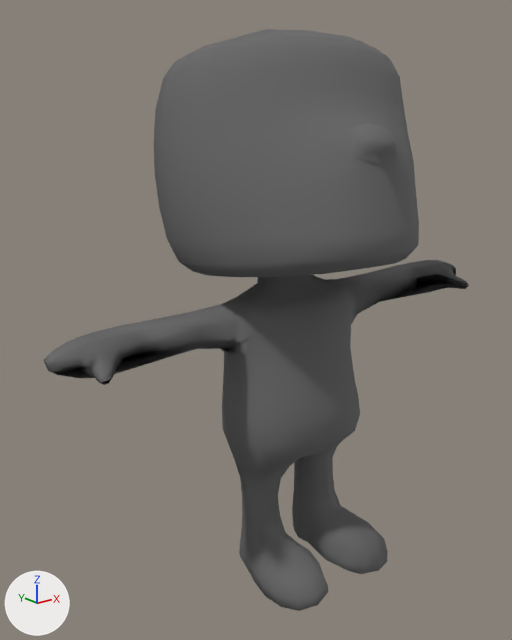
Before and after pictures for a commit that changed the COLLADA model speakAut/art.scnassets/clap.dae.
Camera for both pictures: a 50 mm camera at (-1.413, -1.589, 1.474) aimed at (-0.099, 0.054, 0.817). The lights are fixed; the arrows at lower left show +X, +Y and +Z. Where no turn or scale is listed for an object, it has been applied to the vertices.

Objects in the first picture: 'body', 'head'.
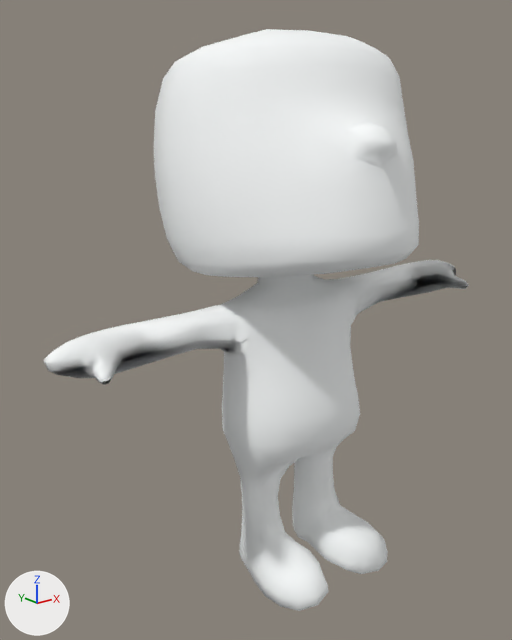
The change, as a diff of the scene's bpy script:
```diff
--- a/speakAut/art.scnassets/clap.dae.py
+++ b/speakAut/art.scnassets/clap.dae.py
@@ mat_headmaterial @@
 mat_headmaterial = principled_material('headMaterial')
-mat_headmaterial.base_color = (0.133, 0.133, 0.133)  # dark grey #666666
+mat_headmaterial.base_color = (0.952, 0.974, 0.974)  # white #fafcfc
 mat_headmaterial.roughness = 0.9
@@ mat_bodytexture @@
 mat_bodytexture = principled_material('bodyTexture')
-mat_bodytexture.base_color = (0.133, 0.133, 0.133)  # dark grey #666666
+mat_bodytexture.base_color = (0.952, 0.974, 0.974)  # white #fafcfc
 mat_bodytexture.roughness = 0.9
```

Location of each change, (x1, y1, x2, y2) in pixels of the pictures (512 x 640 px):
'head', recoloured (grey to white)
    both: (154, 29, 419, 277)
'body', recoloured (grey to white)
    both: (43, 260, 469, 611)
